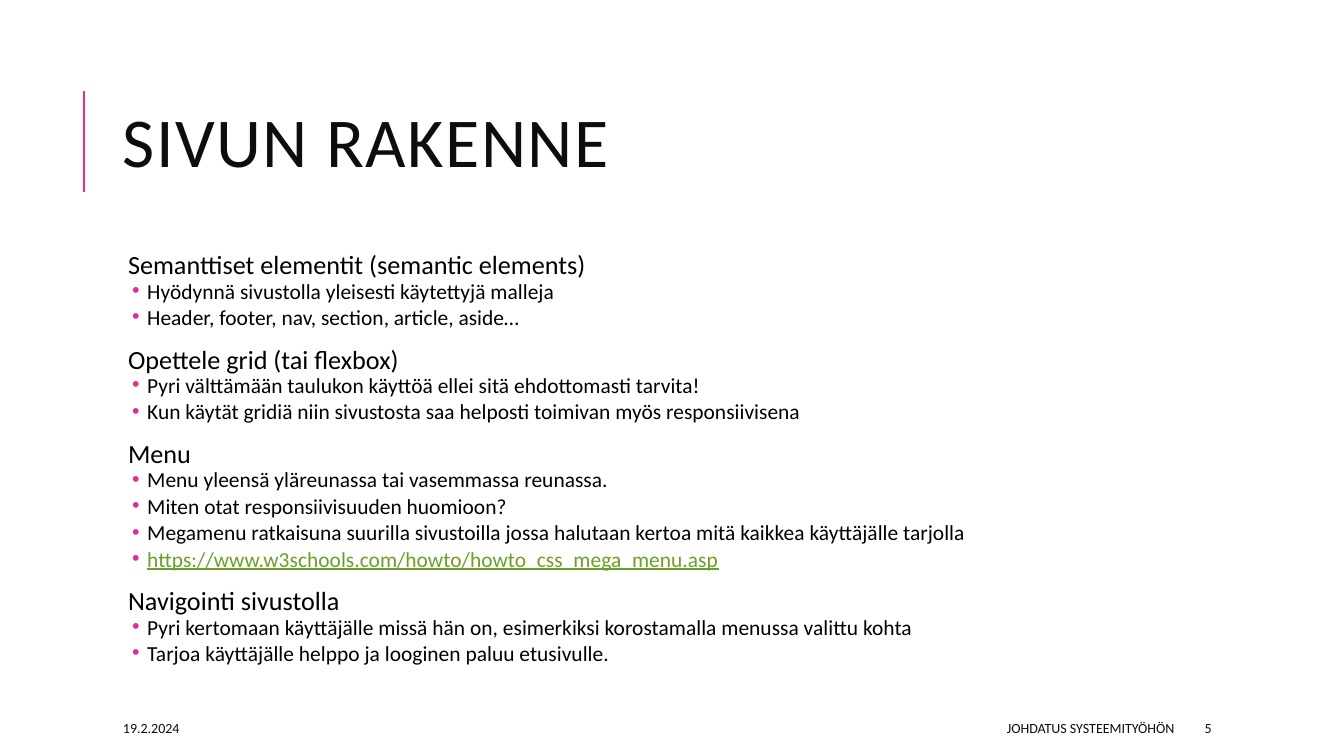
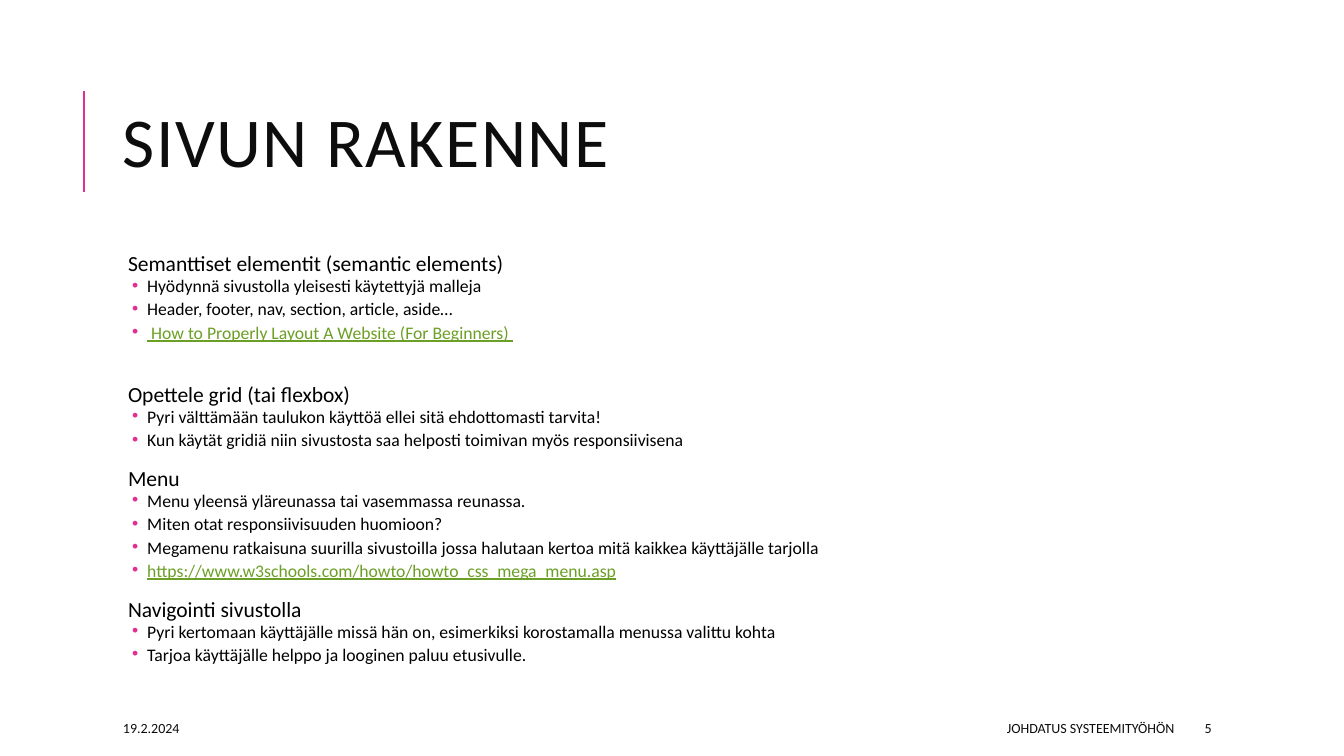
Before and after one commit to eermau/eermau.github.io, a slide deck: slide 5 of johsys24/sivut/Web-käyttöliittymä.pptx. Drawn at 1344x756 pixels with LibreOffice and Linux fonts; fonts in the diff are those of the drawing. Boxes give left, top, right and bottom in pixels: in the first picture for what was removed or moved away, otherwise in the second. Text is boxed around its words. In the diff, an @@ line names an element or a change of style, - is before the commit and + after.

```diff
--- a/johsys24/sivut/Web-käyttöliittymä.pptx
+++ b/johsys24/sivut/Web-käyttöliittymä.pptx
@@ text at (128, 255, 818, 664): size 18.7 to 15.4 pt in "Semanttiset elementit (semantic elements)", "Opettele grid (tai flexbox)", "Menu", "Navigointi sivustolla"; size 15.3 to 12.6 pt in "Hyödynnä sivustolla yleisesti käytettyjä malleja", "Header, footer, nav, section, article, aside…", "Pyri välttämään taulukon käyttöä ellei sitä ehdottomasti ...", "Kun käytät gridiä niin sivustosta saa helposti ..." and 6 more places @@
@@ text at (151, 326, 509, 342): paragraph added @@
+  • How to Properly Layout A Website (For Beginners)
```
Also in this commit, not shown: 3 other files.
